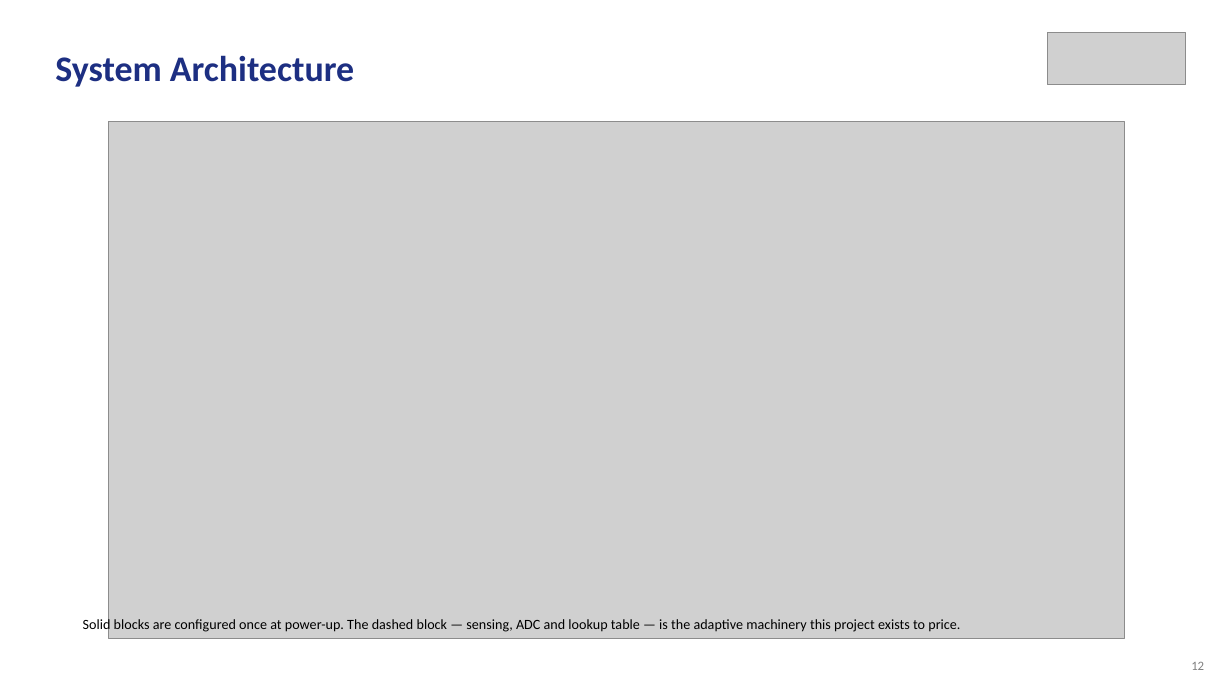
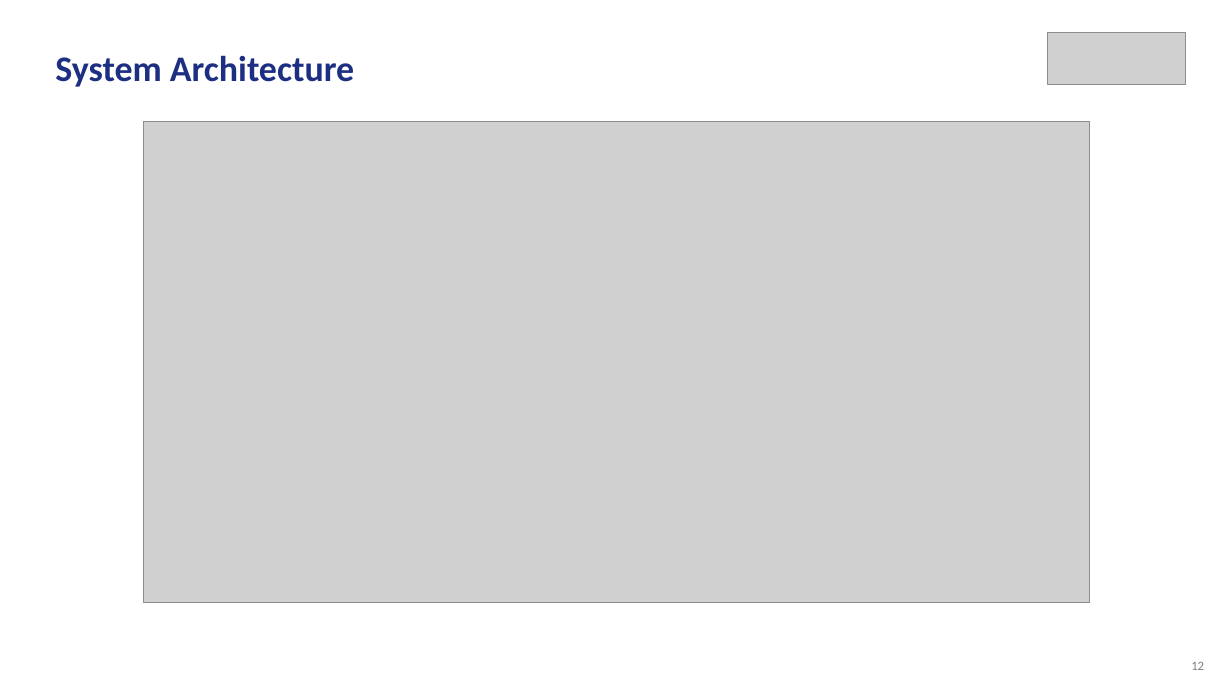
Before and after one commit to Amritha902/gan-driver, a slide deck: slide 12 of review/Review1_GaN_Segmented_Gate_Driver.pptx. Drawn at 1232x693 pixels with LibreOffice and Linux fonts; fonts in the diff are those of the drawing; grey boxes stand for pictures. Boxes give left, top, right and bottom in pixels: in the first picture for what was removed or moved away, otherwise in the second. Text is boxed around its words. In the diff, an @@ line names an element or a change of style, - is before the commit and + after.

```diff
--- a/review/Review1_GaN_Segmented_Gate_Driver.pptx
+++ b/review/Review1_GaN_Segmented_Gate_Driver.pptx
@@ picture: place and size @@
-picture at [108,122,1125,639]
+picture at [143,122,1090,603]
@@ text removed at [83,617,960,633] @@
-Solid blocks are configured once at power-up. The dashed block — sensing, ADC and lookup table — is the adaptive machinery this project exists to price.
```
Also in this commit, not shown: 1 other file.
